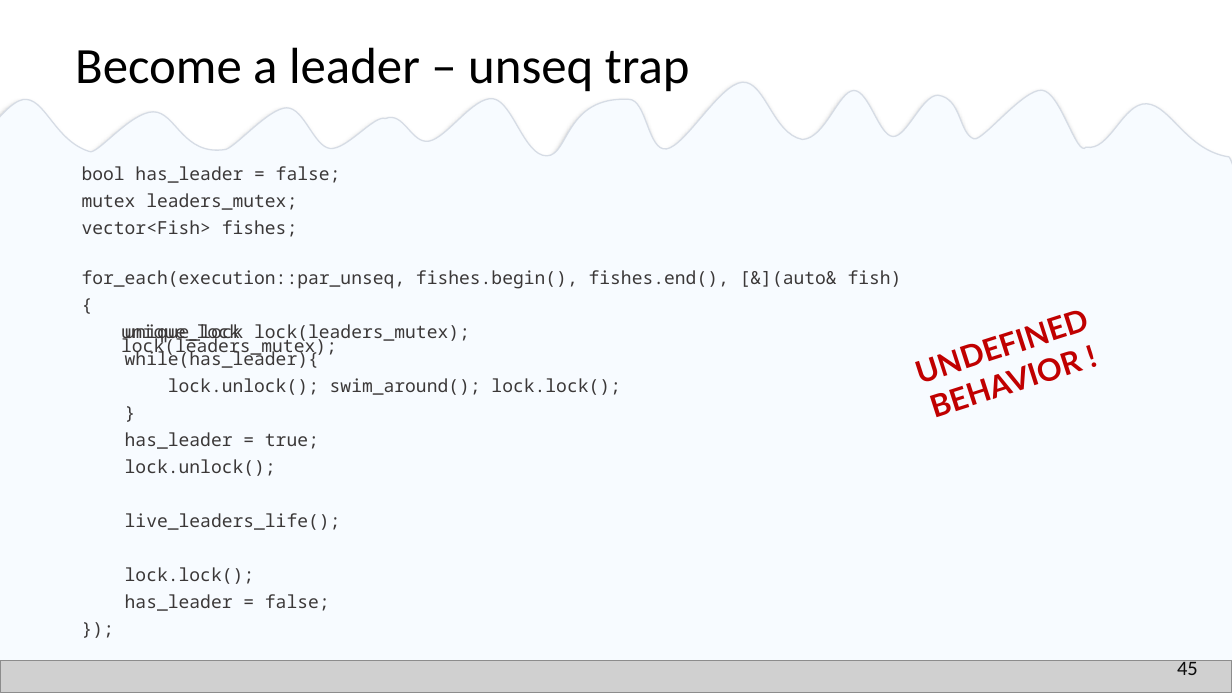
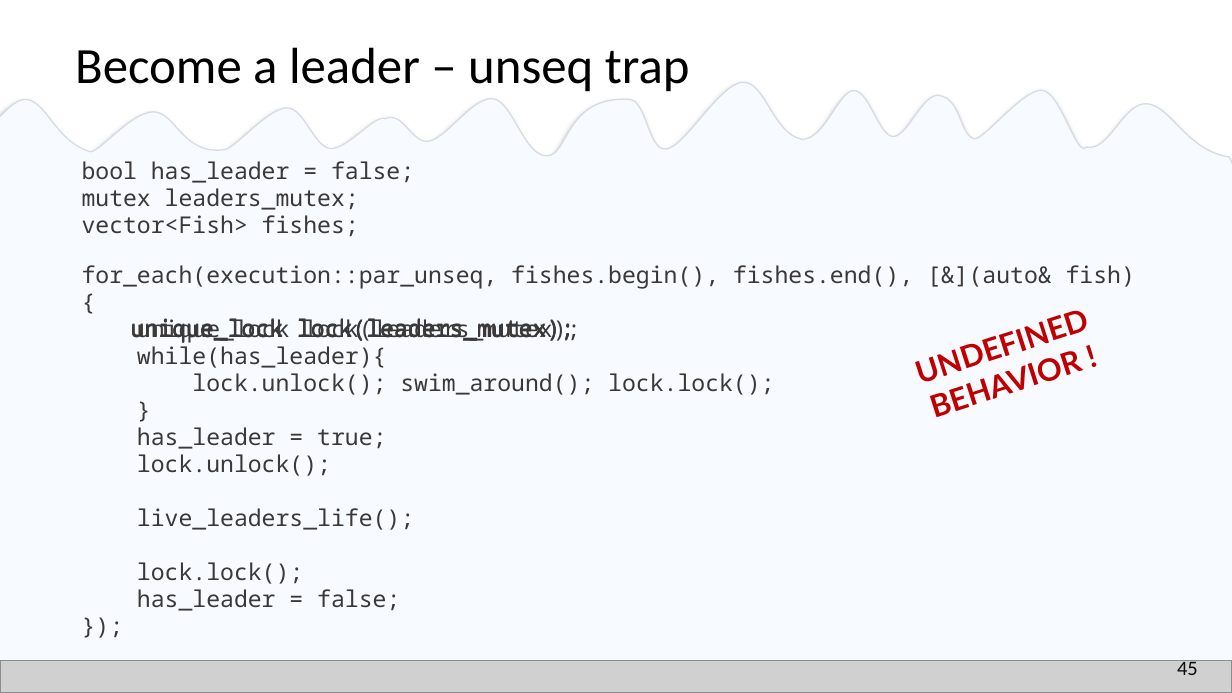
Before and after one commit to EmptySquareBubble/StoriesFromAParallelUniverse-, a slide deck: slide 46 of stories_from_a_paralel_universe.pptx. Drawn at 1232x693 pixels with LibreOffice and Linux fonts; fonts in the diff are those of the drawing; grey boxes stand for pictures. Boxes give left, top, right and bottom in pixels: in the first picture for what was removed or moved away, otherwise in the second. Text is boxed around its words. In the diff, an @@ line names an element or a change of style, - is before the commit and + after.

Commit message:
large font for examples

```diff
--- a/stories_from_a_paralel_universe.pptx
+++ b/stories_from_a_paralel_universe.pptx
@@ size 14 to 18 pt in 3 elements at (x1=82, y1=161, x2=414, y2=237), (x1=82, y1=265, x2=1135, y2=611), (x1=137, y1=318, x2=574, y2=343) @@
@@ text "unique_lock lock(leaders_mutex);" moved from (x1=125, y1=324, x2=470, y2=343) to (x1=137, y1=318, x2=574, y2=343) @@
@@ text added at (x1=122, y1=323, x2=636, y2=347), 18 pt, text #3B3838 @@
+unique_lock lock(leaders_mutex);
@@ text added at (x1=131, y1=318, x2=580, y2=343), 18 pt, text #3B3838 @@
+unique_lock lock(leaders_mutex);
```
Also in this commit, not shown: 5 other slides changed.
